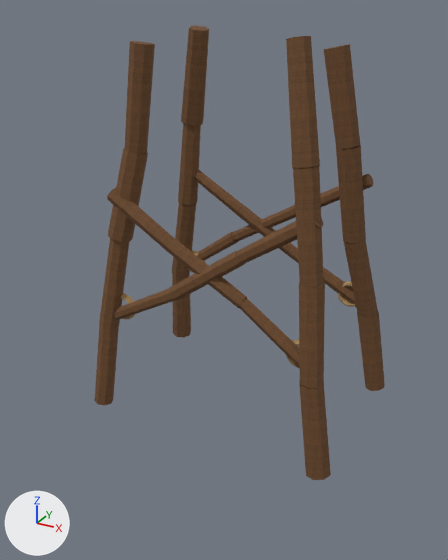
What one commit did to the OBJ model Assets/ProjectOEN/ProductionArt/Meshes/construction_states/cs-012_signal_beacon_partial.obj.
One viewpoint serves both versions: a camera (50 mm lens) standing at (1.19, -2.3, 1.75) and looking at (-0.03, -0.09, 0.65). Lighting does not change. The marker at lower left points along +X, +Y and +Z. The first picture is the older version. Where no turn or scale is listed for an object, it has been applied to the vertices. Vertices at exactly the same position are counted once.

Before the edit, the objects in view are built like this:
```python
me_cs_012_signal_beacon_partial = bpy.data.meshes.new('cs-012_signal_beacon_partial')
me_cs_012_signal_beacon_partial.from_pydata(...)  # 844 vertices, 1616 faces; spans x -0.61..0.63, y -0.43..0.42, z 0.02..1.68
# faces by material slot: [848, 768]
me_cs_012_signal_beacon_partial.materials.append(mat_wood)  # picture img_wood_albedo_png
me_cs_012_signal_beacon_partial.materials.append(mat_rope)  # picture img_rope_albedo_png
ob_cs_012_signal_beacon_partial = bpy.data.objects.new('cs-012_signal_beacon_partial', me_cs_012_signal_beacon_partial)
ob_cs_012_signal_beacon_partial.location = (0.0, 0.0, 0.0)
```
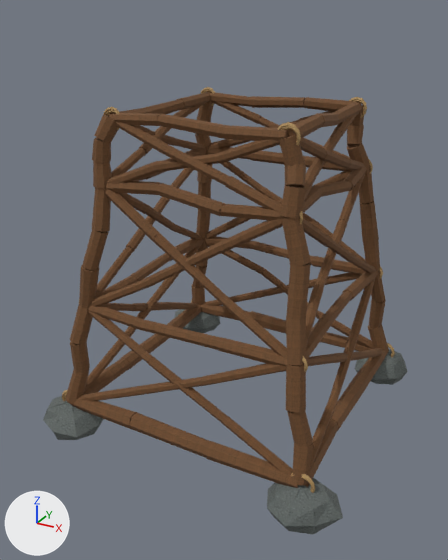
Where the change shows, as pixel boxes [x1, y1, x2, y2] in the pictures (448 x 560 px; the box of a moved part takes in the faces that stretch with it):
'cs-012_signal_beacon_partial', reshaped (25% wider): before [94, 25, 385, 480]; after [43, 87, 408, 534]
part 1 of me_cs_012_signal_beacon_partial, moved or reshaped: before [342, 281, 352, 303]; after [387, 343, 395, 357]
part 2 of me_cs_012_signal_beacon_partial, moved or reshaped: before [338, 283, 356, 307]; after [387, 345, 394, 357]
part 3 of me_cs_012_signal_beacon_partial, moved or reshaped: before [286, 341, 299, 368]; after [291, 473, 315, 492]
part 4 of me_cs_012_signal_beacon_partial, moved or reshaped (not visible before): after [301, 476, 315, 493]
part 5 of me_cs_012_signal_beacon_partial, moved or reshaped: before [121, 295, 133, 319]; after [62, 390, 68, 401]
part 6 of me_cs_012_signal_beacon_partial, moved or reshaped: before [122, 293, 135, 318]; after [64, 393, 67, 401]
part 7 of me_cs_012_signal_beacon_partial, added: after [349, 97, 367, 114]
part 8 of me_cs_012_signal_beacon_partial, added: after [353, 100, 367, 118]
part 9 of me_cs_012_signal_beacon_partial, added: after [277, 122, 301, 147]
part 10 of me_cs_012_signal_beacon_partial, added: after [281, 126, 301, 145]
part 11 of me_cs_012_signal_beacon_partial, added (brown): after [65, 92, 389, 488]
part 12 of me_cs_012_signal_beacon_partial, added: after [104, 107, 120, 114]
part 13 of me_cs_012_signal_beacon_partial, added: after [105, 110, 119, 130]
part 14 of me_cs_012_signal_beacon_partial, added: after [175, 309, 220, 333]
part 15 of me_cs_012_signal_beacon_partial, added: after [355, 349, 408, 385]
part 16 of me_cs_012_signal_beacon_partial, added: after [267, 478, 343, 534]
part 17 of me_cs_012_signal_beacon_partial, added: after [43, 396, 104, 440]
part 18 of me_cs_012_signal_beacon_partial, deleted (brown): before [94, 25, 385, 480]

Edits to the bpy script that builds the scene:
```text
Change me_cs_012_signal_beacon_partial:
    remove me_cs_012_signal_beacon_partial.from_pydata(...)  # 844 vertices, 1616 faces; spans x -0.61..0.63, y -0.43..0.42, z 0.02..1.68
    add me_cs_012_signal_beacon_partial.from_pydata(...)  # 4072 vertices, 7840 faces; spans x -0.73..0.73, y -0.7..0.72, z -0.05..1.41
    me_cs_012_signal_beacon_partial part 1: the loose piece of 48 vertices spanning x 0.38..0.5, y 0.3..0.31, z 0.46..0.59 is moved by (0.12, 0.26, -0.41)
    me_cs_012_signal_beacon_partial part 2: the loose piece of 48 vertices spanning x 0.37..0.49, y 0.29..0.31, z 0.46..0.58 is scaled about its middle by (0.827, 0.6, 0.827), then moved by (0.14, 0.26, -0.4)
    me_cs_012_signal_beacon_partial part 3: the loose piece of 48 vertices spanning x 0.37..0.49, y -0.32..-0.3, z 0.45..0.57 is moved by (0.13, -0.25, -0.39)
    me_cs_012_signal_beacon_partial part 4: the loose piece of 48 vertices spanning x 0.38..0.5, y -0.31..-0.3, z 0.45..0.58 is scaled about its middle by (0.799, 0.75, 0.799), then moved by (0.13, -0.26, -0.4)
    me_cs_012_signal_beacon_partial part 5: the loose piece of 48 vertices spanning x -0.48..-0.36, y -0.33..-0.31, z 0.46..0.58 is moved by (-0.14, -0.24, -0.4)
    me_cs_012_signal_beacon_partial part 6: the loose piece of 48 vertices spanning x -0.47..-0.35, y -0.32..-0.31, z 0.46..0.59 is scaled about its middle by (0.799, 0.75, 0.799), then moved by (-0.14, -0.25, -0.41)
    me_cs_012_signal_beacon_partial part 7: the loose piece of 48 vertices spanning x 0.38..0.5, y 0.3..0.31, z 0.46..0.59 is copied, and the copy is scaled about its middle by (0.706, 1, 0.706), then moved by (-0.07, 0.06, 0.83); it spans x 0.32..0.41, y 0.36..0.37, z 1.31..1.41
    me_cs_012_signal_beacon_partial part 8: the loose piece of 48 vertices spanning x 0.38..0.5, y 0.3..0.31, z 0.46..0.59 is copied, and the copy is scaled about its middle by (0.648, 0.75, 0.648), then moved by (-0.07, 0.06, 0.83); it spans x 0.33..0.41, y 0.36..0.37, z 1.32..1.4
    me_cs_012_signal_beacon_partial part 9: the loose piece of 48 vertices spanning x 0.37..0.49, y -0.32..-0.3, z 0.45..0.57 is copied, and the copy is scaled about its middle by (0.732, 0.8, 0.732), then moved by (-0.06, -0.06, 0.85); it spans x 0.32..0.41, y -0.37..-0.36, z 1.31..1.41
    me_cs_012_signal_beacon_partial part 10: the loose piece of 48 vertices spanning x 0.37..0.49, y -0.32..-0.3, z 0.45..0.57 is copied, and the copy is scaled about its middle by (0.671, 0.6, 0.671), then moved by (-0.06, -0.06, 0.85); it spans x 0.33..0.41, y -0.38..-0.36, z 1.32..1.4
    me_cs_012_signal_beacon_partial part 11: a new loose piece of 2376 vertices spanning x -0.59..0.59, y -0.6..0.6, z 0.07..1.4, in mat_wood (picture img_wood_albedo_png)
    me_cs_012_signal_beacon_partial part 12: a new loose piece of 48 vertices spanning x -0.41..-0.32, y -0.37..-0.36, z 1.31..1.41, in mat_rope (picture img_rope_albedo_png)
    me_cs_012_signal_beacon_partial part 13: a new loose piece of 48 vertices spanning x -0.4..-0.32, y -0.38..-0.36, z 1.32..1.4, in mat_rope (picture img_rope_albedo_png)
    me_cs_012_signal_beacon_partial part 14: a new loose piece of 40 vertices spanning x -0.73..-0.41, y 0.42..0.72, z -0.05..0.12, in mat_stone (picture img_stone_albedo_png)
    me_cs_012_signal_beacon_partial part 15: a new loose piece of 40 vertices spanning x 0.43..0.69, y 0.41..0.72, z -0.05..0.12, in mat_stone (picture img_stone_albedo_png)
    me_cs_012_signal_beacon_partial part 16: a new loose piece of 40 vertices spanning x 0.42..0.73, y -0.7..-0.44, z -0.05..0.12, in mat_stone (picture img_stone_albedo_png)
    me_cs_012_signal_beacon_partial part 17: a new loose piece of 40 vertices spanning x -0.69..-0.41, y -0.69..-0.44, z -0.05..0.12, in mat_stone (picture img_stone_albedo_png)
    me_cs_012_signal_beacon_partial part 18: 460 vertices removed from x -0.61..0.63, y -0.43..0.42, z 0.02..1.68
    other edits to the shape of me_cs_012_signal_beacon_partial do not show in these pictures
    add me_cs_012_signal_beacon_partial.materials.append(mat_stone)  # picture img_stone_albedo_png
```
